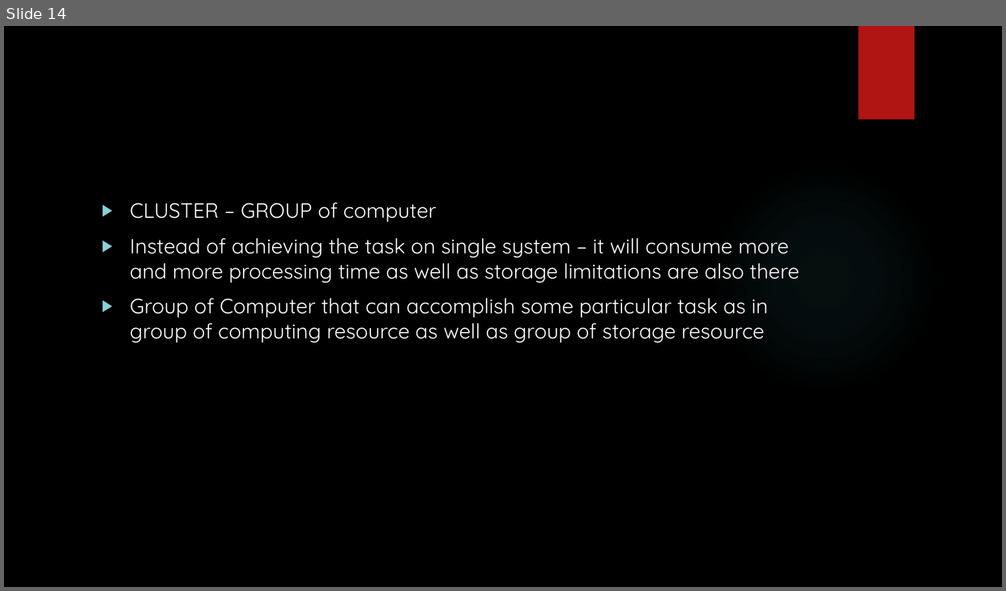
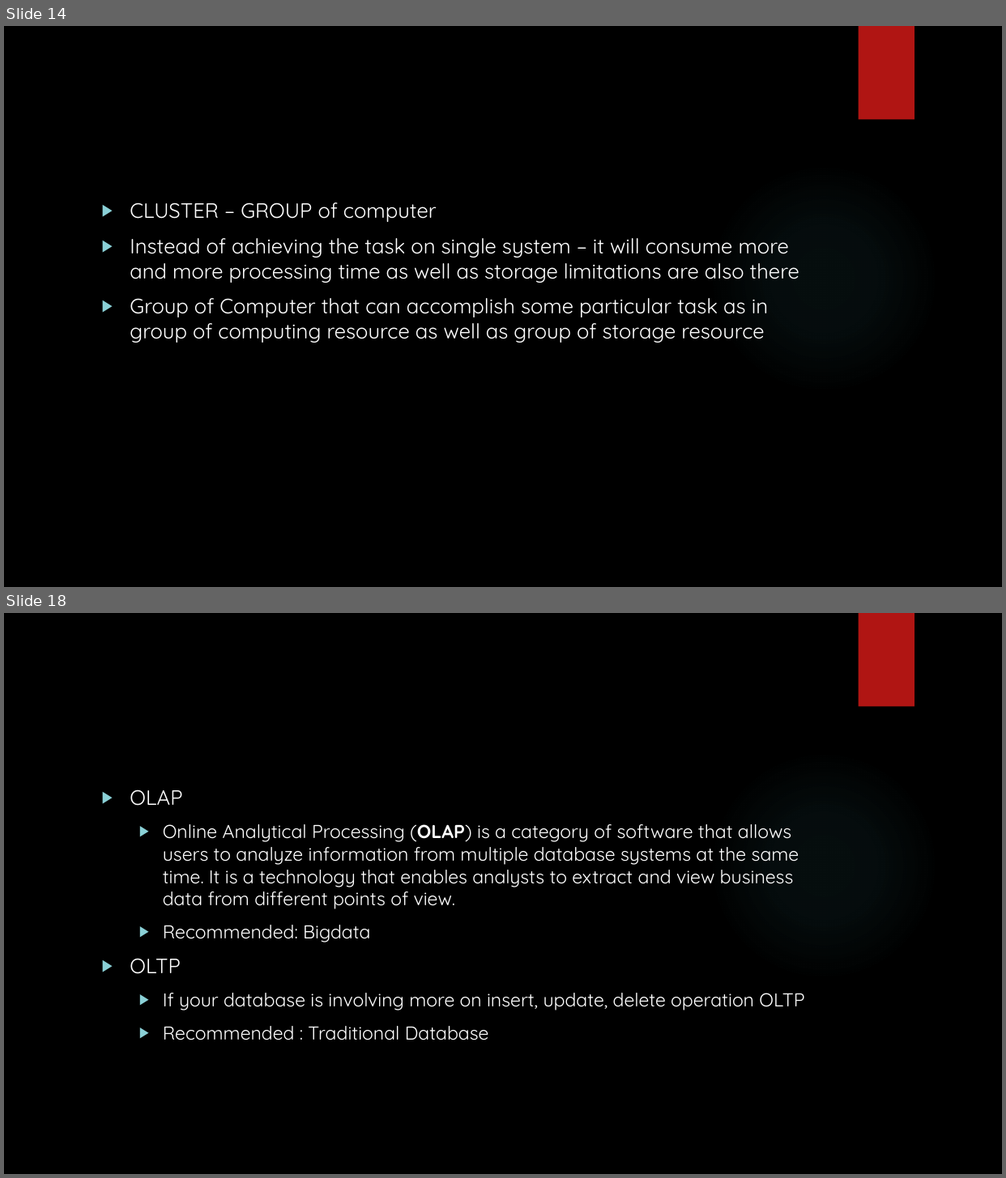
Before and after one commit to karthick1808/hadoopfundamentals, a slide deck: New Microsoft PowerPoint Presentation.pptx. Shown one above the other, each under a label of ours: slide 14 before the commit, slides 14 and 18 after it; the slides between them are not shown. The pictures are 1006x591 and 1006x1178 pixels, drawn with LibreOffice and Linux fonts; fonts in the diff are those of the drawing; background and template pictures are left out. Boxes give left, top, right and bottom in pixels: in the first picture for what was removed or moved away, otherwise in the second. Text is boxed around its words. In the diff, an @@ line names an element or a change of style, - is before the commit and + after.

```diff
--- a/New Microsoft PowerPoint Presentation.pptx
+++ b/New Microsoft PowerPoint Presentation.pptx
@@ slide 18 added at (4,613,1002,1174), background picture (left out); not listed: 2 template elements that a slide beside it also shows @@
@@ text added at (130,790,804,1041), 18 pt, text #FFFFFF @@
+▶ OLAP
+  ▶ Online Analytical Processing (OLAP) is a category of software that allows users to analyze information from multiple database systems at the same time. It is a technology that enables analysts to extract and view business data from different points of view.
+  ▶ Recommended: Bigdata
+▶ OLTP
+  ▶ If your database is involving more on insert, update, delete operation OLTP
+  ▶ Recommended : Traditional Database
```
Also in this commit, not shown: 4 slides changed, 4 other slides added.
